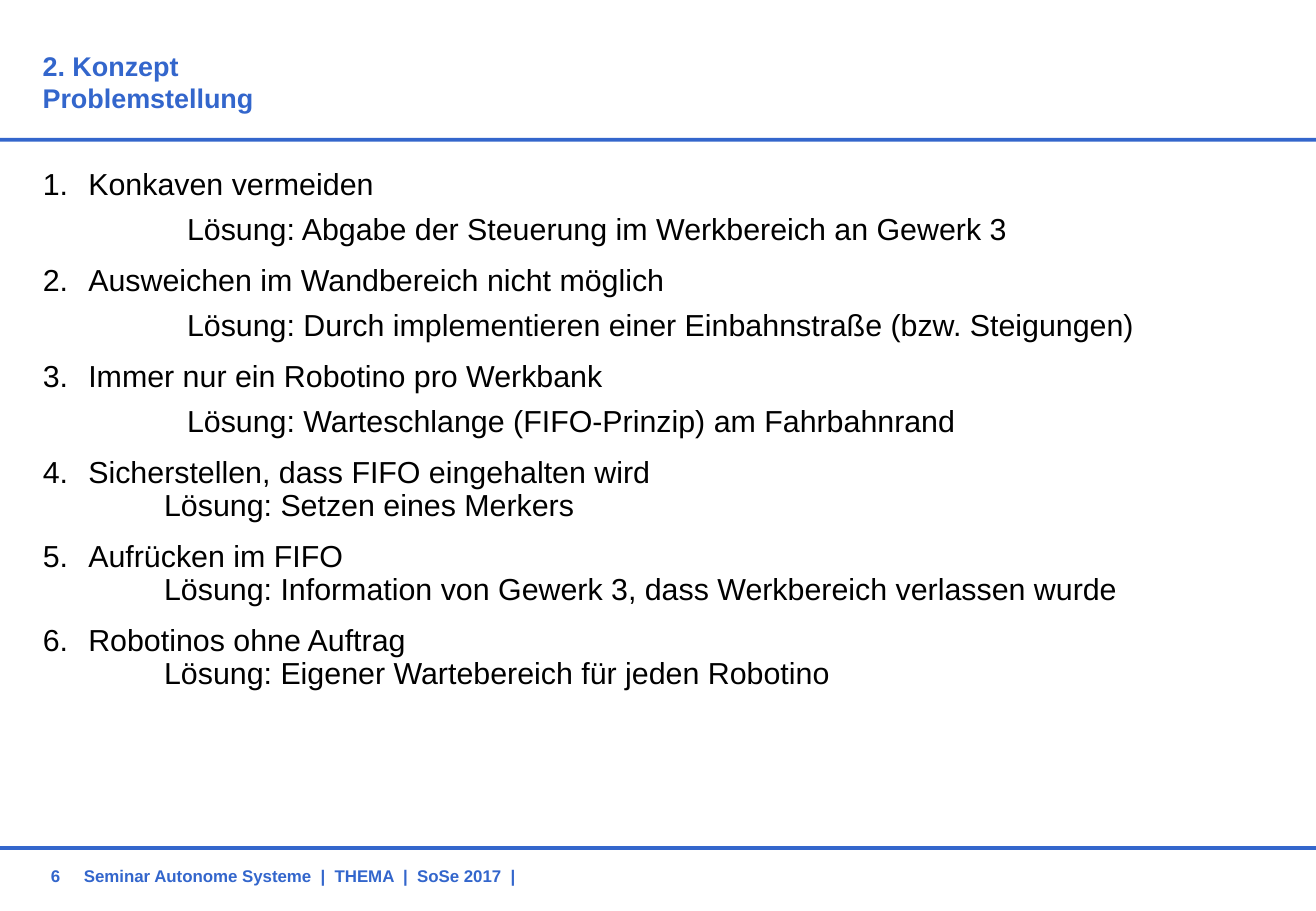
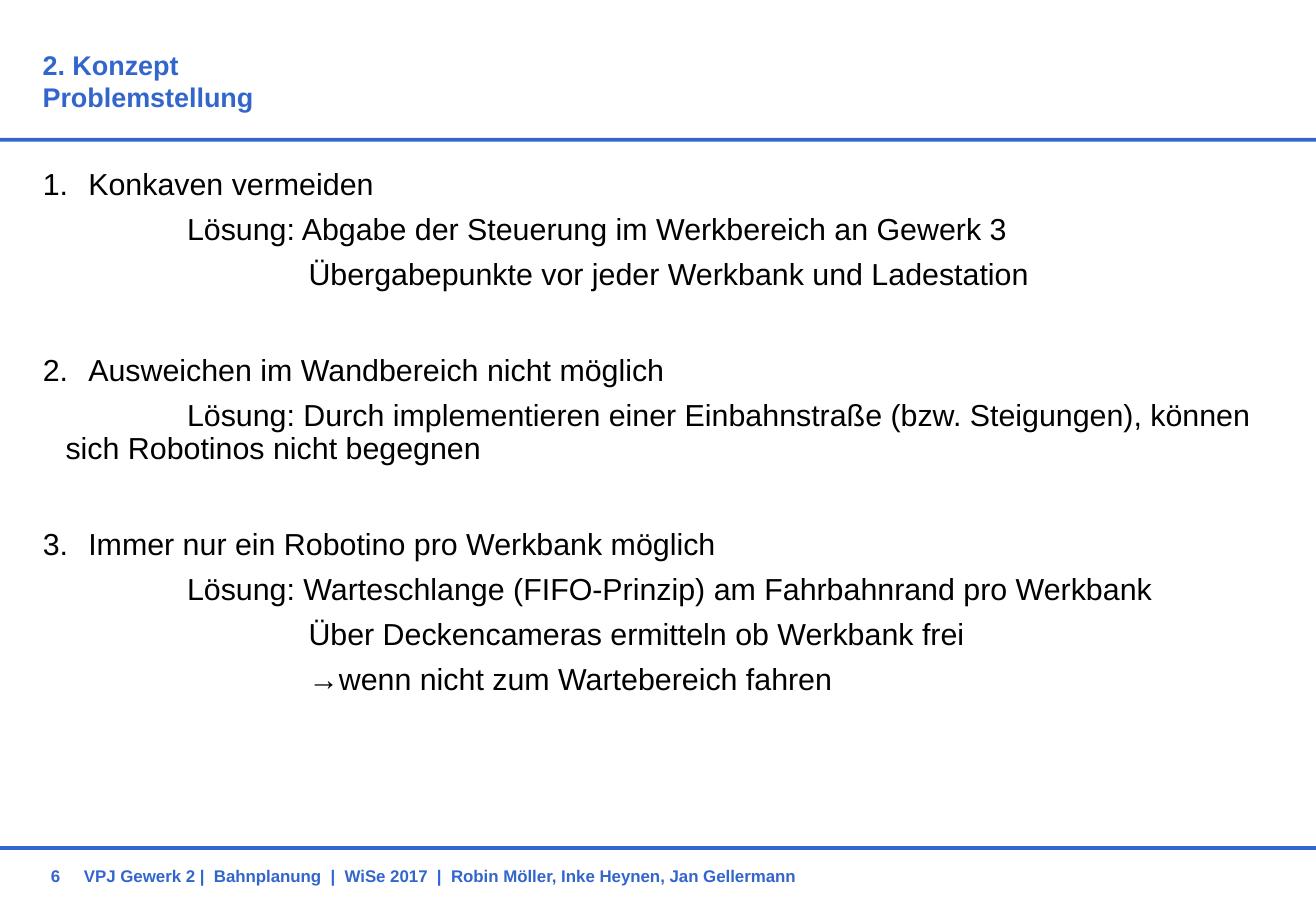
Before and after one commit to RobinMoeller/VPJ-Gewerk-2, a slide deck: slide 6 of Präsi_Konzept.pptx. Drawn at 1316x911 pixels with LibreOffice and Linux fonts; fonts in the diff are those of the drawing; background and template pictures are left out. Boxes give left, top, right and bottom in pixels: in the first picture for what was removed or moved away, otherwise in the second. Text is boxed around its words. In the diff, an @@ line names an element or a change of style, - is before the commit and + after.

```diff
--- a/Präsi_Konzept.pptx
+++ b/Präsi_Konzept.pptx
@@ text at bbox=[309, 261, 1028, 291]: paragraph added @@
+    Übergabepunkte vor jeder Werkbank und Ladestation
@@ text at bbox=[66, 404, 1250, 691]: text changed @@
-    Lösung: Durch implementieren einer Einbahnstraße (bzw. Steigungen)
-  3. Immer nur ein Robotino pro Werkbank
-    Lösung: Warteschlange (FIFO-Prinzip) am Fahrbahnrand
-  4. Sicherstellen, dass FIFO eingehalten wird
-     Lösung: Setzen eines Merkers
-  5. Aufrücken im FIFO
-     Lösung: Information von Gewerk 3, dass Werkbereich verlassen wurde
-  6. Robotinos ohne Auftrag
-     Lösung: Eigener Wartebereich für jeden Robotino
+    Lösung: Durch implementieren einer Einbahnstraße (bzw. Steigungen), können sich Robotinos nicht begegnen
+  3. Immer nur ein Robotino pro Werkbank möglich
+    Lösung: Warteschlange (FIFO-Prinzip) am Fahrbahnrand pro Werkbank
+    Über Deckencameras ermitteln ob Werkbank frei
+    →wenn nicht zum Wartebereich fahren
@@ text at bbox=[84, 869, 796, 886]: text changed @@
-Seminar Autonome Systeme | THEMA | SoSe 2017 |
+VPJ Gewerk 2 | Bahnplanung | WiSe 2017 | Robin Möller, Inke Heynen, Jan Gellermann
```
Also in this commit, not shown: 2 other slides changed, 6 slides added, 5 slides removed.
